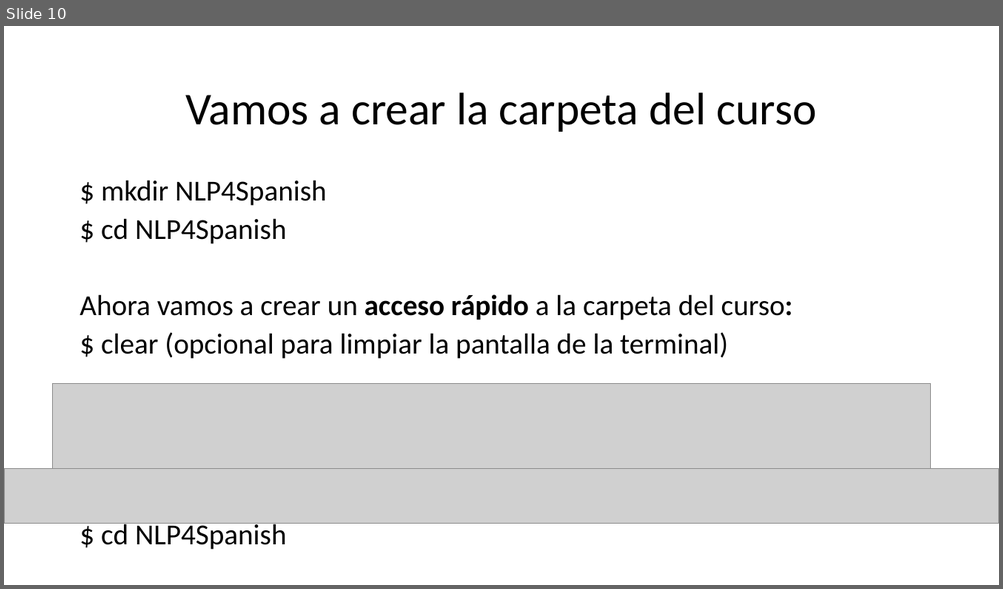
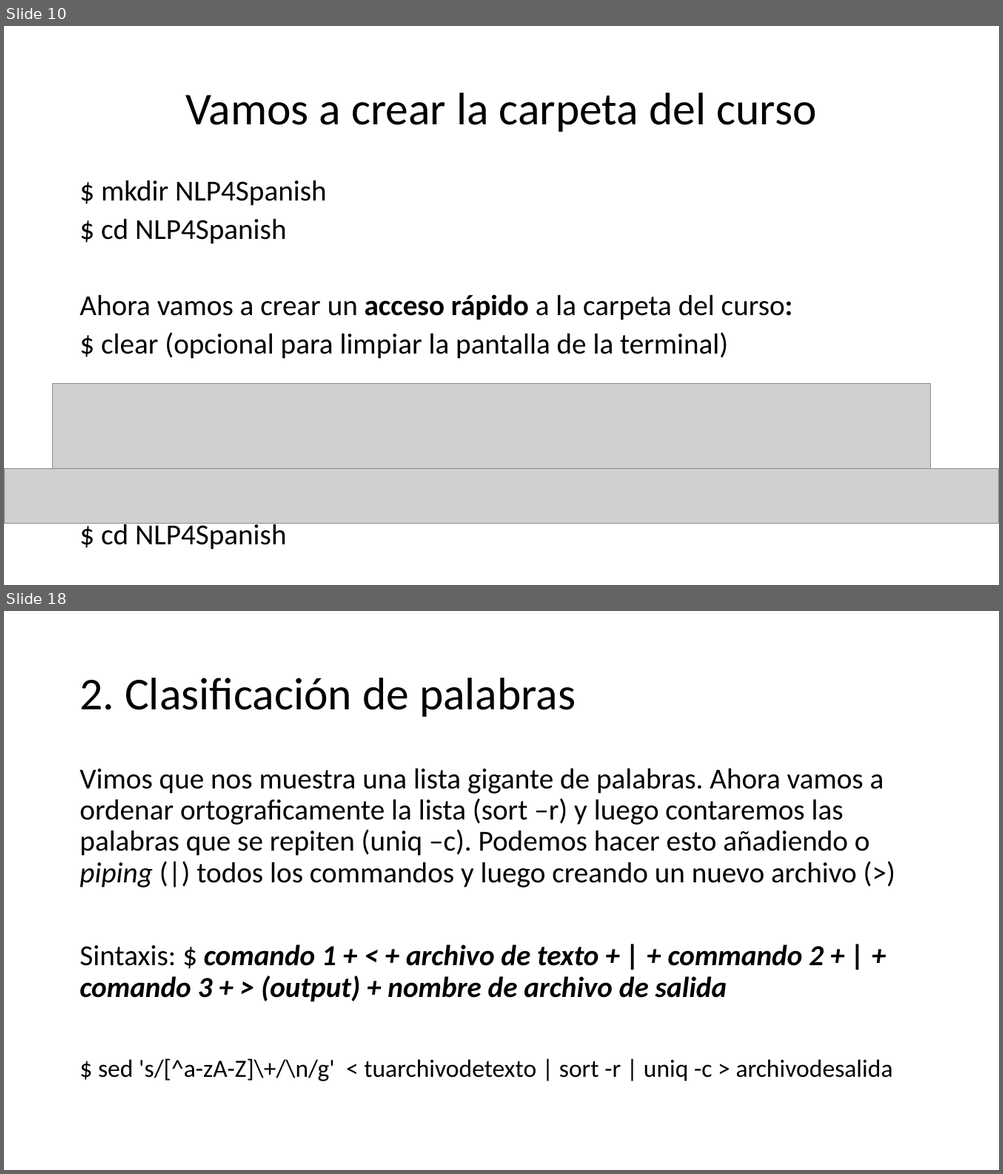
Before and after one commit to falconrr/NLP4SPanish2022, a slide deck: Week 1/Classes/Clase1.pptx. Shown one above the other, each under a label of ours: slide 10 before the commit, slides 10 and 18 after it; the slides between them are not shown. The pictures are 1003x589 and 1003x1174 pixels, drawn with LibreOffice and Linux fonts; fonts in the diff are those of the drawing; grey boxes stand for pictures. Boxes give left, top, right and bottom in pixels: in the first picture for what was removed or moved away, otherwise in the second. Text is boxed around its words. In the diff, an @@ line names an element or a change of style, - is before the commit and + after.

```diff
--- a/Week 1/Classes/Clase1.pptx
+++ b/Week 1/Classes/Clase1.pptx
@@ slide 18 added at <box>4,611,999,1170</box>, background #FFFFFF @@
@@ title added at <box>79,678,576,717</box>, 44 pt, text #000000 @@
+2. Clasificación de palabras
@@ text added at <box>79,768,893,1082</box>, 28 pt, text #000000 @@
+Vimos que nos muestra una lista gigante de palabras. Ahora vamos a ordenar ortograficamente la lista (sort –r) y luego contaremos las palabras que se repiten (uniq –c). Podemos hacer esto añadiendo o piping (|) todos los commandos y luego creando un nuevo archivo (>)
+Sintaxis: $ comando 1 + < + archivo de texto + | + commando 2 + | + comando 3 + > (output) + nombre de archivo de salida
+$ sed 's/[^a-zA-Z]\+/\n/g' < tuarchivodetexto | sort -r | uniq -c > archivodesalida
```
Also in this commit, not shown: 4 slides changed, 15 other slides added, 1 slide removed, 9 other files.
